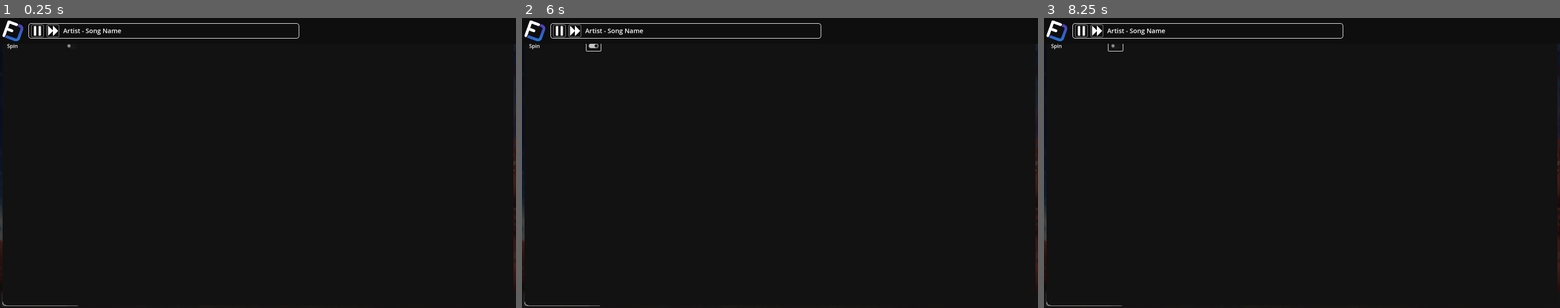
Above: before the commit, frames 1-3 (left to right).
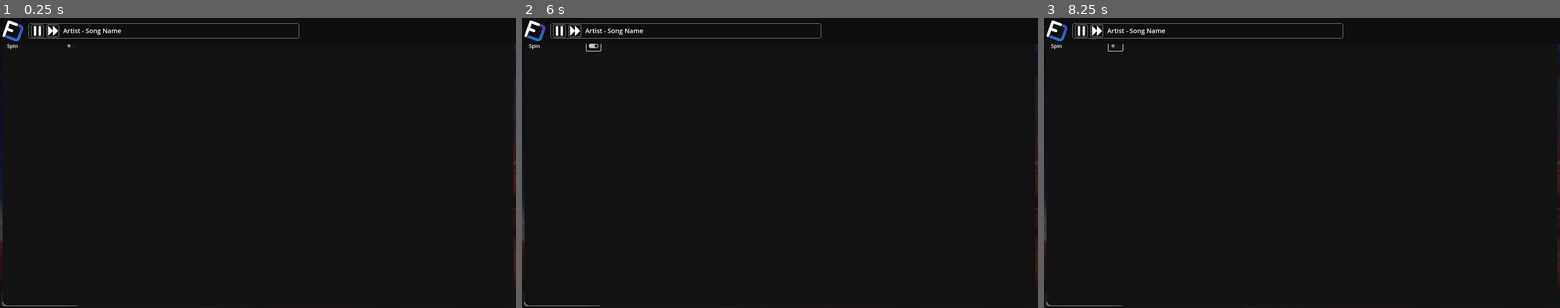
Above: after the commit, the same moments.

Repository: anthony-63/FluxV3
Game: Godot game, scene res://scenes/menu.tscn
Same seed, same stepped clock (60 frames per second), same inputs: the game is played once before the commit and once after it. This scene is started directly instead of the project's main scene.
Inputs (mouse positions are in pixels of both pictures, inside the frame that each line leads up to):
- Up to frame 1 (0.25 s): no input
- Up to frame 2 (6 s): click (614, 26) at 0.52 s; type "12" at 0.6 s; click "Play" at 1.25 s; click "Play" at 2 s; click (573, 29) at 2.75 s; click (573, 29) at 3.5 s; click (578, 154) at 4.25 s; click "Rate & Dist." at 5 s; click "Spin" at 5.75 s
- Up to frame 3 (8.25 s): click (1100, 154) at 6.5 s; click "Rate & Dist." at 7.25 s; click "Spin" at 8 s

The runs differ from the first frame. In frame 1, 0.2% of the frame differs, in the area x 5-58%, y 1-8%; in frame 2, 0.2%; in frame 3, 0.2%.

Commit message:
fix music player

Diff:
--- a/scenes/menu.tscn
+++ b/scenes/menu.tscn
@@ -141,10 +141,10 @@
 
 [sub_resource type="StyleBoxFlat" id="StyleBoxFlat_bbnk3"]
 bg_color = Color(0.0980392, 0.0980392, 0.0980392, 0)
-border_width_left = 2
-border_width_top = 2
-border_width_right = 2
-border_width_bottom = 2
+border_width_left = 1
+border_width_top = 1
+border_width_right = 1
+border_width_bottom = 1
 corner_radius_top_left = 8
 corner_radius_top_right = 8
 corner_radius_bottom_right = 8
@@ -280,7 +280,6 @@
 stretch_mode = 4
 
 [node name="Maplist" type="Maplist" parent="Viewports"]
-visible = false
 anchors_preset = 15
 anchor_right = 1.0
 anchor_bottom = 1.0
